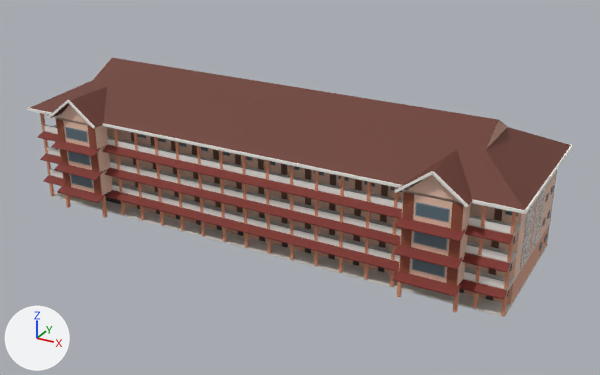
An edit to the glTF model models/b4.glb, drawn before and after from the same camera.
Before and after are seen from a 50 mm camera at (61.6, -106.6, 59.7) aimed at (3.7, -1.4, 7.1). Arrows for +X, +Y and +Z are at lower left; the lights stay in place. The first picture is the older version. Vertices at exactly the same position are counted once.

Names of what the first picture shows: 'lvl0', 'lvl1', 'lvl2', 'lvl3', 'roof'.
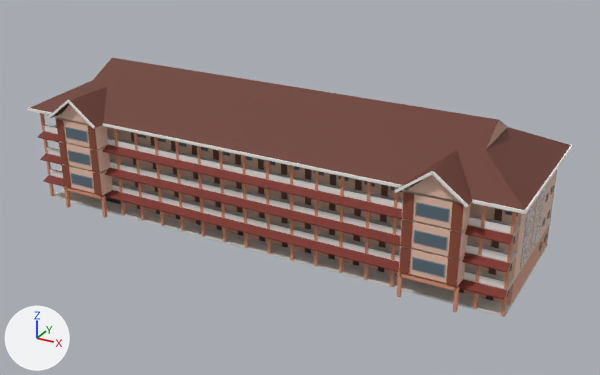
Changed parts and their boxes [x1, y1, x2, y2] in the pictures (600 x 375 px):
part 1 of me_cube, deleted (red): before [392, 269, 460, 297]
part 2 of me_cube, deleted: before [57, 184, 105, 203]
part 3 of me_cube_105, deleted: before [54, 162, 103, 180]
part 4 of me_cube_105, deleted (red): before [394, 243, 463, 270]
part 5 of me_cube_228, deleted: before [51, 140, 100, 157]
part 6 of me_cube_228, deleted (red): before [395, 216, 465, 242]

Patch to the scene script:
```diff
--- a/models/b4.glb.py
+++ b/models/b4.glb.py
@@ me_cube @@
 # used by ob_lvl0; location = (0.0, 0.0, 0.0)
-me_cube.from_pydata(...)  # 876 vertices, 1320 faces; spans x -40.1..40.1, y -15.6..11.6, z 0.0..4.4
+me_cube.from_pydata(...)  # 860 vertices, 1296 faces; spans x -40.1..40.1, y -14.0..11.6, z 0.0..4.4
+# me_cube part 1: the loose piece of 8 vertices spanning x 25.6..34.4, y -15.6..-13.7, z 3.5..4.4 is deleted
+# me_cube part 2: the loose piece of 8 vertices spanning x -34.4..-25.6, y -15.6..-13.7, z 3.5..4.4 is deleted
 me_cube.materials.append(mat_slab)
@@ me_cube_105 @@
 # used by ob_lvl1; location = (0.0, 0.0, 0.0)
-me_cube_105.from_pydata(...)  # 1020 vertices, 1536 faces; spans x -40.2..40.2, y -15.6..11.6, z 4.0..8.4
+me_cube_105.from_pydata(...)  # 1004 vertices, 1512 faces; spans x -40.2..40.2, y -14.2..11.6, z 4.0..8.4
+# me_cube_105 part 3: the loose piece of 8 vertices spanning x -34.4..-25.6, y -15.6..-13.7, z 7.6..8.4 is deleted
+# me_cube_105 part 4: the loose piece of 8 vertices spanning x 25.6..34.4, y -15.6..-13.7, z 7.6..8.4 is deleted
 me_cube_105.materials.append(mat_slab)
@@ me_cube_228 @@
 # used by ob_lvl2; location = (0.0, 0.0, 0.0)
-me_cube_228.from_pydata(...)  # 1020 vertices, 1536 faces; spans x -40.2..40.2, y -15.6..11.6, z 8.0..12.4
+me_cube_228.from_pydata(...)  # 1004 vertices, 1512 faces; spans x -40.2..40.2, y -14.2..11.6, z 8.0..12.4
+# me_cube_228 part 5: the loose piece of 8 vertices spanning x -34.4..-25.6, y -15.6..-13.7, z 11.6..12.4 is deleted
+# me_cube_228 part 6: the loose piece of 8 vertices spanning x 25.6..34.4, y -15.6..-13.7, z 11.6..12.4 is deleted
 me_cube_228.materials.append(mat_slab)
```
